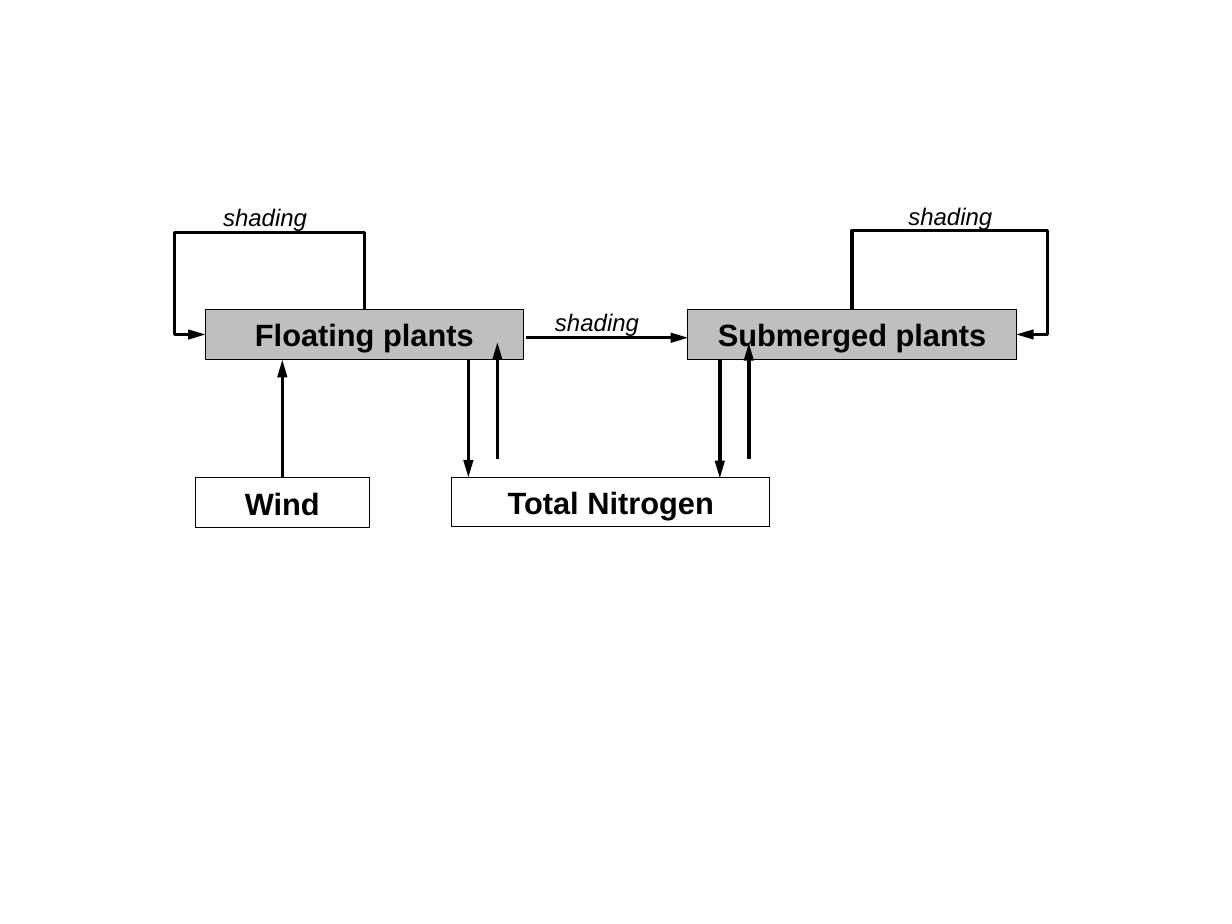
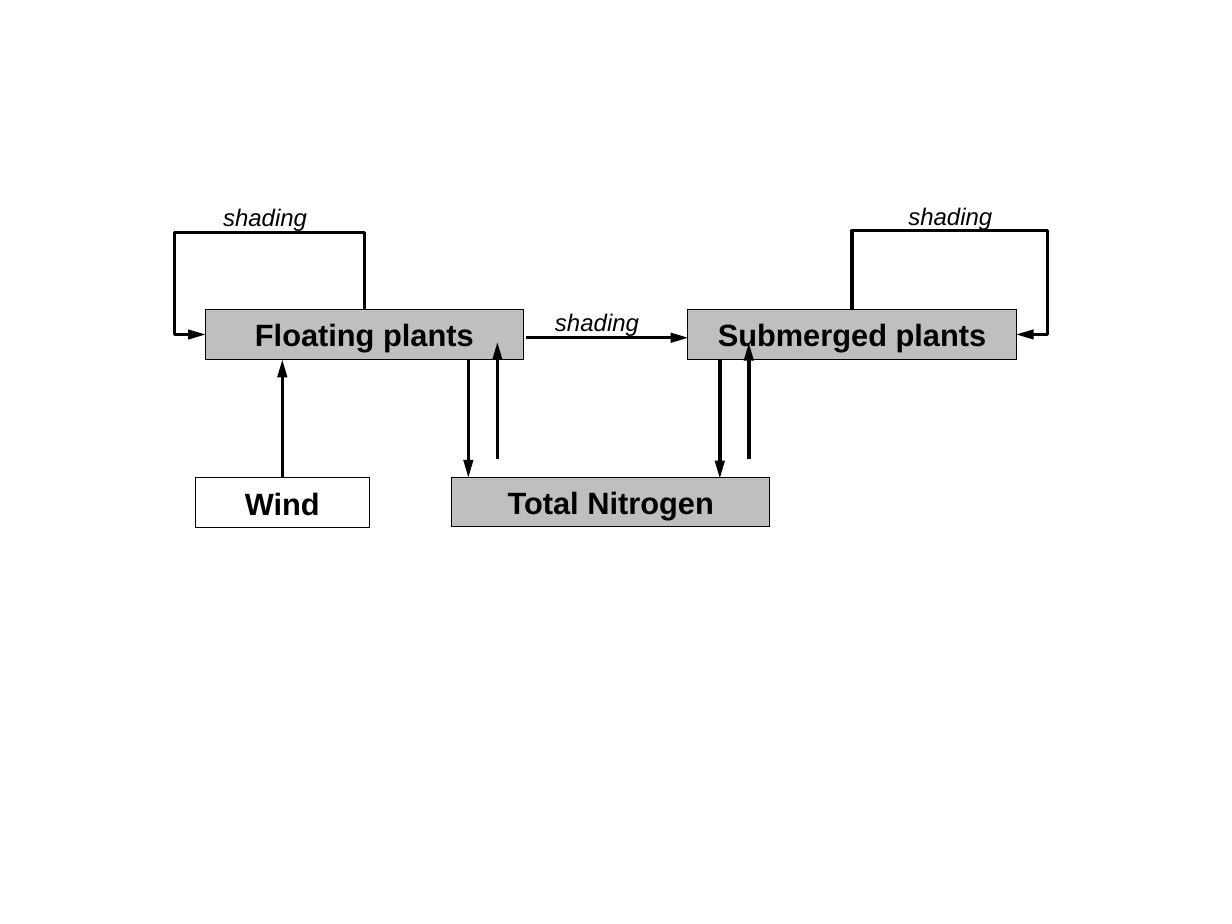
Before and after one commit to mccannecology/model, a slide deck: slide 1 of schematics.pptx. Drawn at 1232x924 pixels with LibreOffice and Linux fonts; fonts in the diff are those of the drawing. Boxes give left, top, right and bottom in pixels: in the first picture for what was removed or moved away, otherwise in the second. Text is boxed around its words. In the diff, an @@ line names an element or a change of style, - is before the commit and + after.

```diff
--- a/schematics.pptx
+++ b/schematics.pptx
@@ rectangle "Total Nitrogen" at box(452, 477, 770, 526): fill #FFFFFF to #BFBFBF @@
```
Also in this commit, not shown: 1 slide added, 1 other file.
